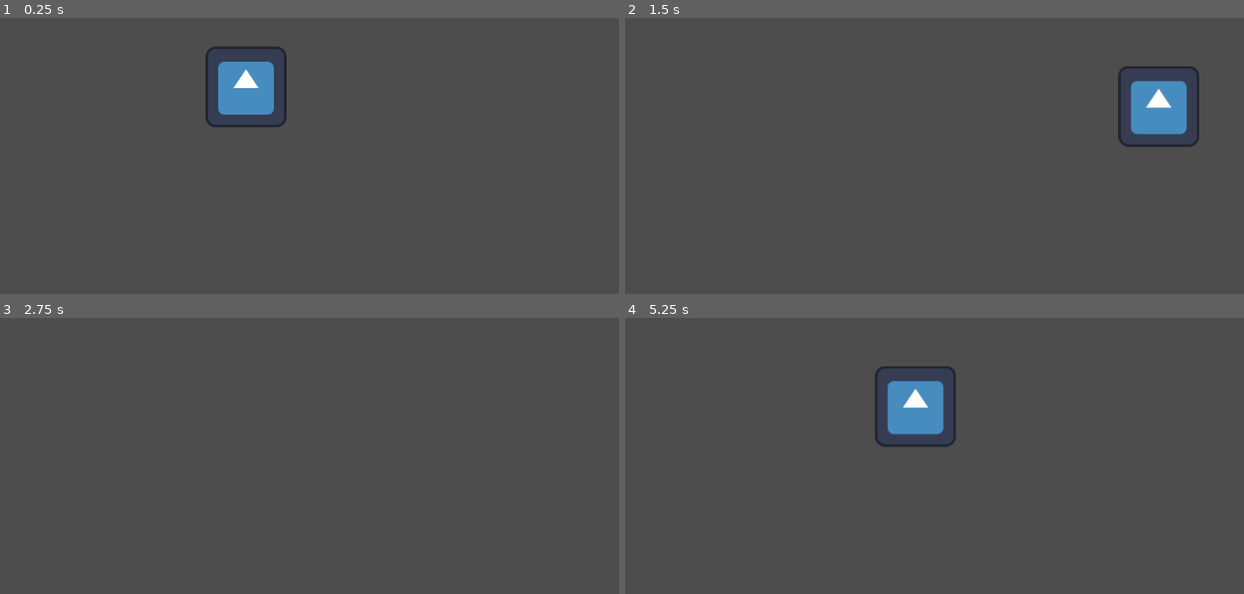
Above: before the commit, frames 1-4 (two rows, left to right).
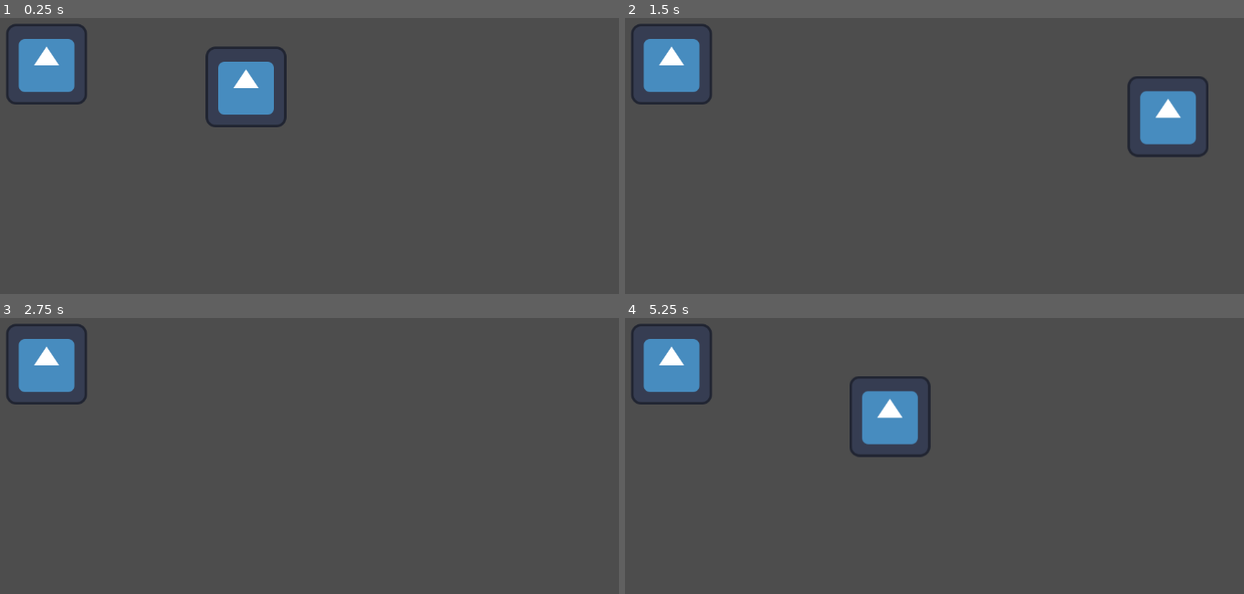
Above: after the commit, the same moments.

Repository: BenjaBelnap/Parry-God
Game: Godot game, scene res://Senes/main.tscn
Same seed, same stepped clock (60 frames per second), same inputs: the game is played once before the commit and once after it. The engine's default icon, where the game draws it, is replaced by a stand-in: a white triangle on a blue panel in a dark square.
Inputs:
- Up to frame 1 (0.25 s): no input
- Up to frame 2 (1.5 s): tap Enter at 0.5 s; hold D (move_right) 0.53-1.28 s; hold S (move_down) from 1.28 s (still down)
- Up to frame 3 (2.75 s): release S (move_down) at 2.03 s; hold D (move_right) from 2.03 s (still down)
- Up to frame 4 (5.25 s): tap Space at 2.75 s; release D (move_right) at 2.78 s; hold W (move_up) 2.78-3.53 s; tap Enter at 3.5 s; hold A (move_left) 3.53-5.03 s; hold S (move_down) from 5.03 s (still down)

The runs differ from the first frame. In frame 1, 2.2% of the frame differs, in the area x 1-15%, y 1-32%; in frame 2, 4.6%; in frame 3, 2.2%; in frame 4, 5.2%, in the area x 1-54%, y 1-51%.

Commit message:
added sample enemy with collision

Diff:
--- a/Senes/main.tscn
+++ b/Senes/main.tscn
@@ -13,6 +13,7 @@
 [node name="Player" type="CharacterBody2D" parent="GameBoard"]
 position = Vector2(563, 320)
 script = ExtResource("1_avws7")
+acceleration = 3045
 
 [node name="CollisionShape2D" type="CollisionShape2D" parent="GameBoard/Player"]
 z_index = 1
@@ -22,4 +23,15 @@
 [node name="Sprite2D" type="Sprite2D" parent="GameBoard/Player"]
 texture = ExtResource("1_eqsmv")
 
+[node name="Enemy" type="CharacterBody2D" parent="GameBoard"]
+position = Vector2(248, 284)
+
+[node name="CollisionShape2D" type="CollisionShape2D" parent="GameBoard/Enemy"]
+z_index = 1
+shape = SubResource("CircleShape2D_gu3l8")
+debug_color = Color(0.972549, 0, 0.431373, 0.419608)
+
+[node name="Sprite2D" type="Sprite2D" parent="GameBoard/Enemy"]
+texture = ExtResource("1_eqsmv")
+
 [node name="MainMenu" type="Node2D" parent="."]
